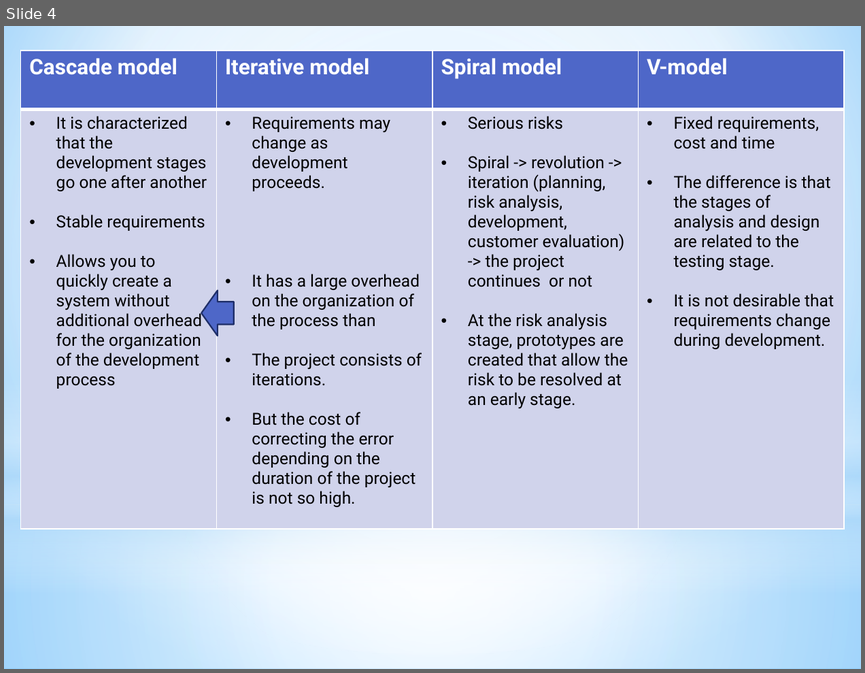
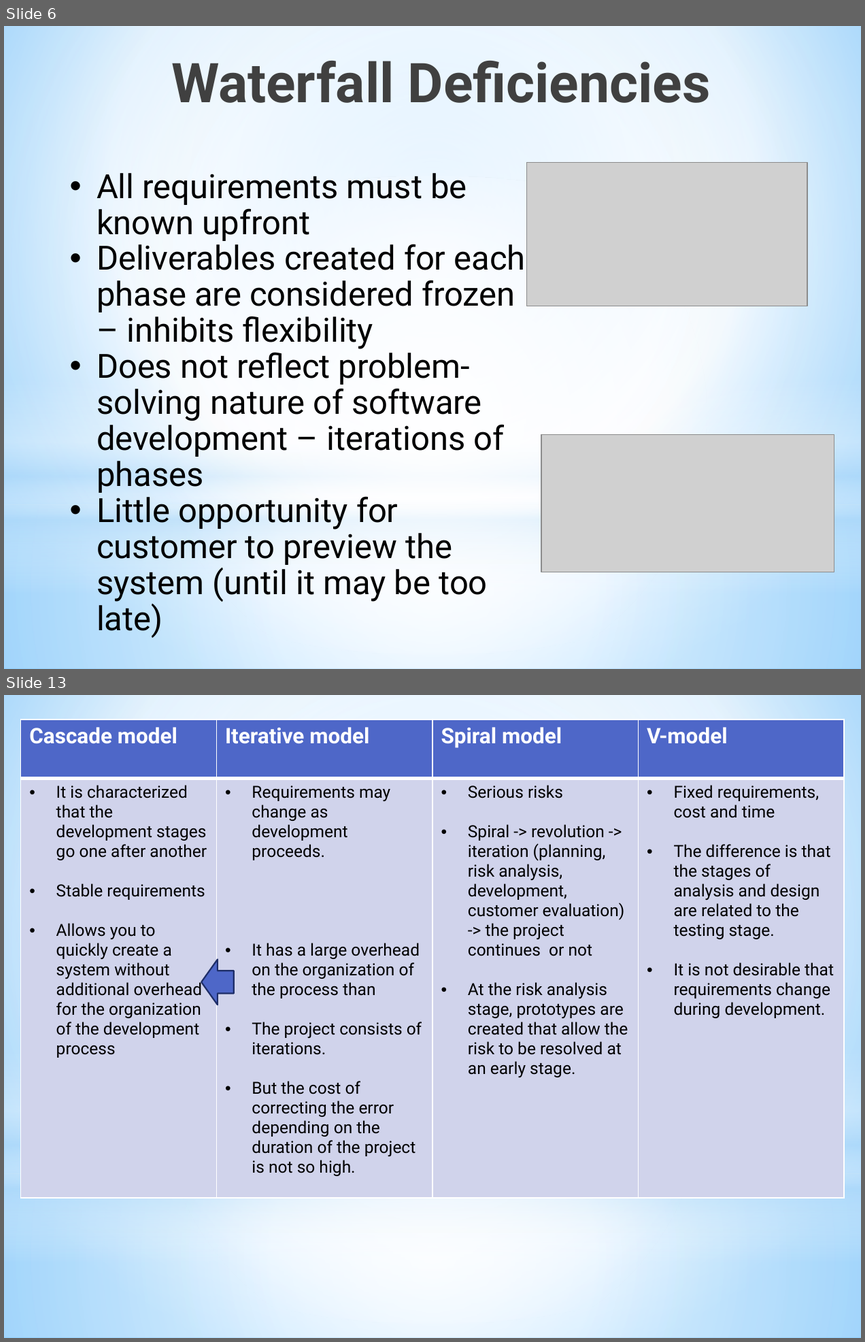
Before and after one commit to Olga-Ryma/HomeWorkTesting, a slide deck: Methodologies_Olga_Rymarchuk.pptx. Shown one above the other, each under a label of ours: slide 4 before the commit, slides 6 and 13 after it; the slides between them are not shown. The pictures are 865x673 and 865x1342 pixels, drawn with LibreOffice and Linux fonts; fonts in the diff are those of the drawing; grey boxes stand for pictures. Boxes give left, top, right and bottom in pixels: in the first picture for what was removed or moved away, otherwise in the second. Text is boxed around its words. In the diff, an @@ line names an element or a change of style, - is before the commit and + after.

Commit message:
Update Methodologies_Olga_Rymarchuk.pptx
added  list pluses and minuses  for every methodology
added content pictures

```diff
--- a/Methodologies_Olga_Rymarchuk.pptx
+++ b/Methodologies_Olga_Rymarchuk.pptx
@@ slide 6 added at (x1=4, y1=26, x2=861, y2=669), background gradient #9ED5FF to #FFFFFF to #5BB9FF; not listed: 4 template elements that a slide beside it also shows @@
@@ title added at (x1=171, y1=61, x2=711, y2=103), 46 pt, text gradient #000000 to #404040 to #212745, bold @@
+Waterfall Deficiencies
@@ picture added at (x1=527, y1=162, x2=807, y2=306) @@
@@ text added at (x1=96, y1=173, x2=526, y2=637), 28 pt, text #000000 @@
+• All requirements must be known upfront
+• Deliverables created for each phase are considered frozen – inhibits flexibility
+• Does not reflect problem-solving nature of software development – iterations of phases
+• Little opportunity for customer to preview the system (until it may be too late)
@@ picture added at (x1=541, y1=434, x2=834, y2=571) @@
@@ what was slide 4 is now slide 13 @@
```
Also in this commit, not shown: 3 slides changed, 8 other slides added.
